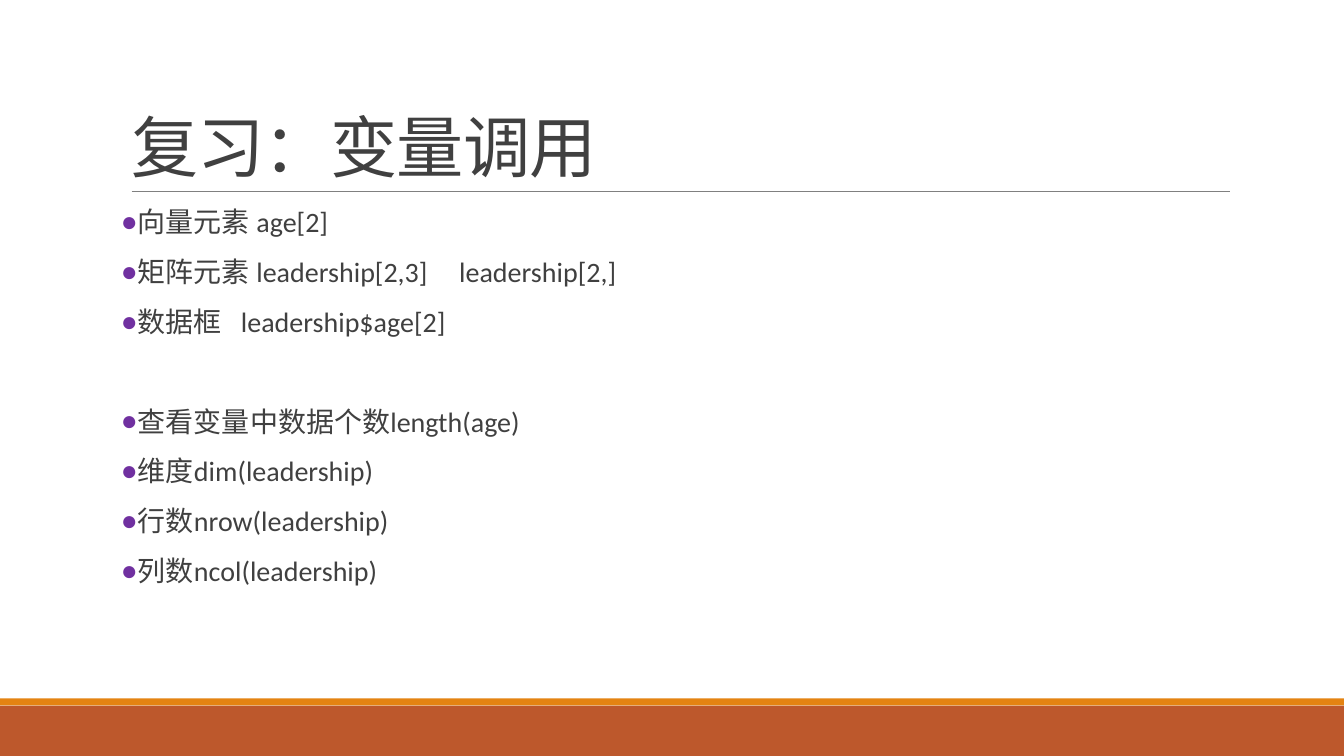
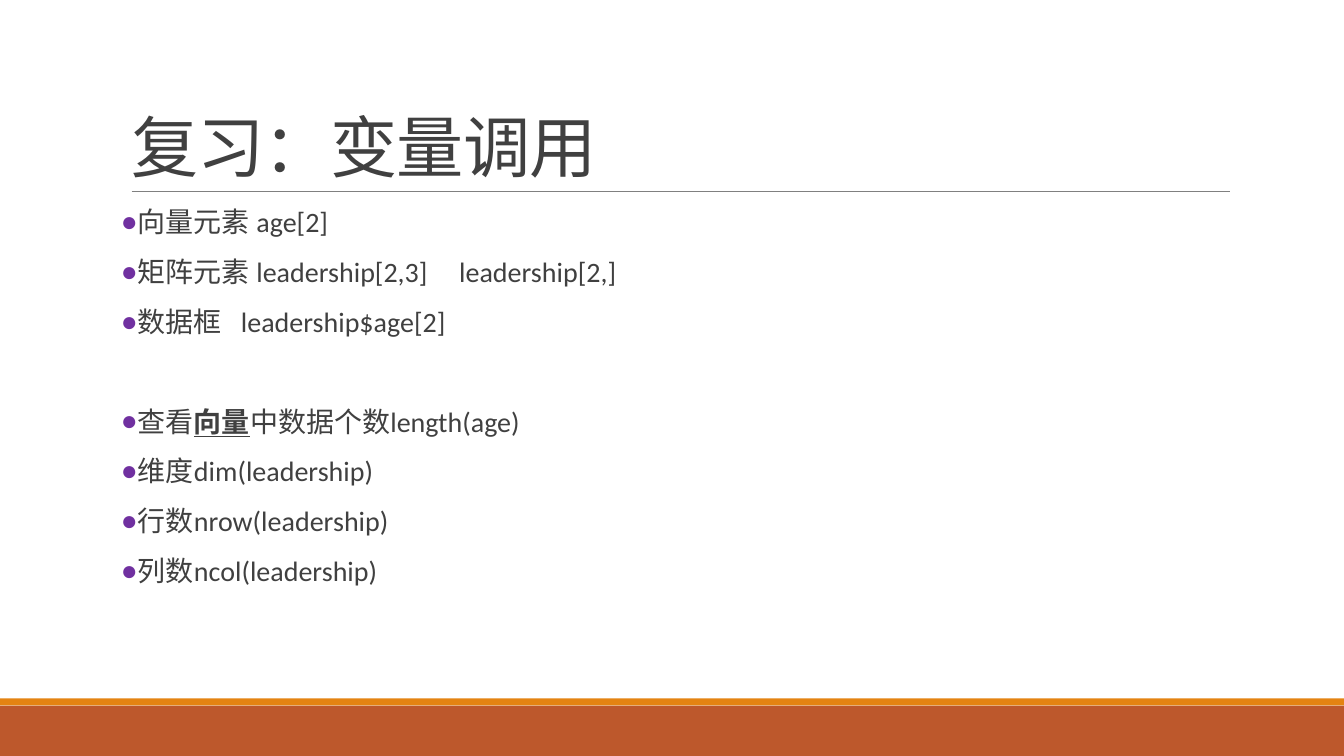
Before and after one commit to exoplanetX/DataAnalytics, a slide deck: slide 5 of 实验2-变量-导入和包.pptx. Drawn at 1344x756 pixels with LibreOffice and Linux fonts; fonts in the diff are those of the drawing. Boxes give left, top, right and bottom in pixels: in the first picture for what was removed or moved away, otherwise in the second. Text is boxed around its words. In the diff, an @@ line names an element or a change of style, - is before the commit and + after.

Commit message:
Add files via upload
对数据集调用、增删操作的讲解顺序进行了调整

```diff
--- a/实验2-变量-导入和包.pptx
+++ b/实验2-变量-导入和包.pptx
@@ text at <box>138,408,520,437</box>: text changed @@
-● 查看变量中数据个数length(age)
+● 查看向量中数据个数length(age)
```
Also in this commit, not shown: 4 other slides changed, 1 slide added.
